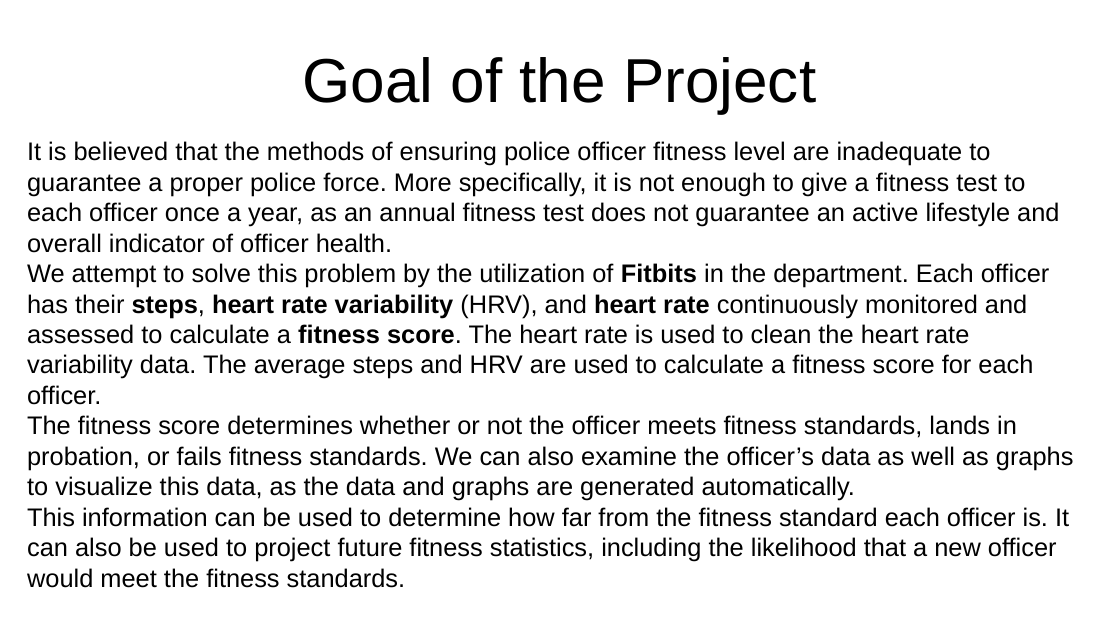
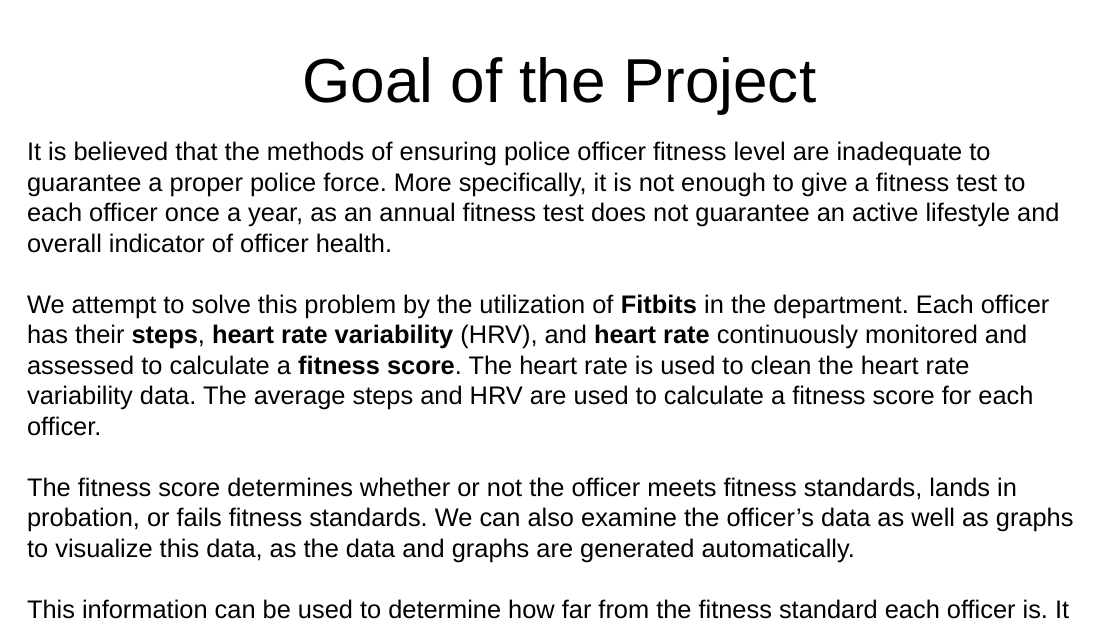
Before and after one commit to arlemoine/CS340_F_24_char_junkies, a slide deck: slide 2 of Doc/project_report.odp. Drawn at 1120x630 pixels with LibreOffice and Linux fonts; fonts in the diff are those of the drawing. Boxes give left, top, right and bottom in pixels: in the first picture for what was removed or moved away, otherwise in the second. Text is boxed around its words. In the diff, an @@ line names an element or a change of style, - is before the commit and + after.

```diff
--- a/Doc/project_report.odp
+++ b/Doc/project_report.odp
@@ text "It is believed that the ..." at (27,141,1074,619): more space between paragraphs @@
```
Also in this commit, not shown: 2 other slides changed, 3 slides added, 1 slide removed.
